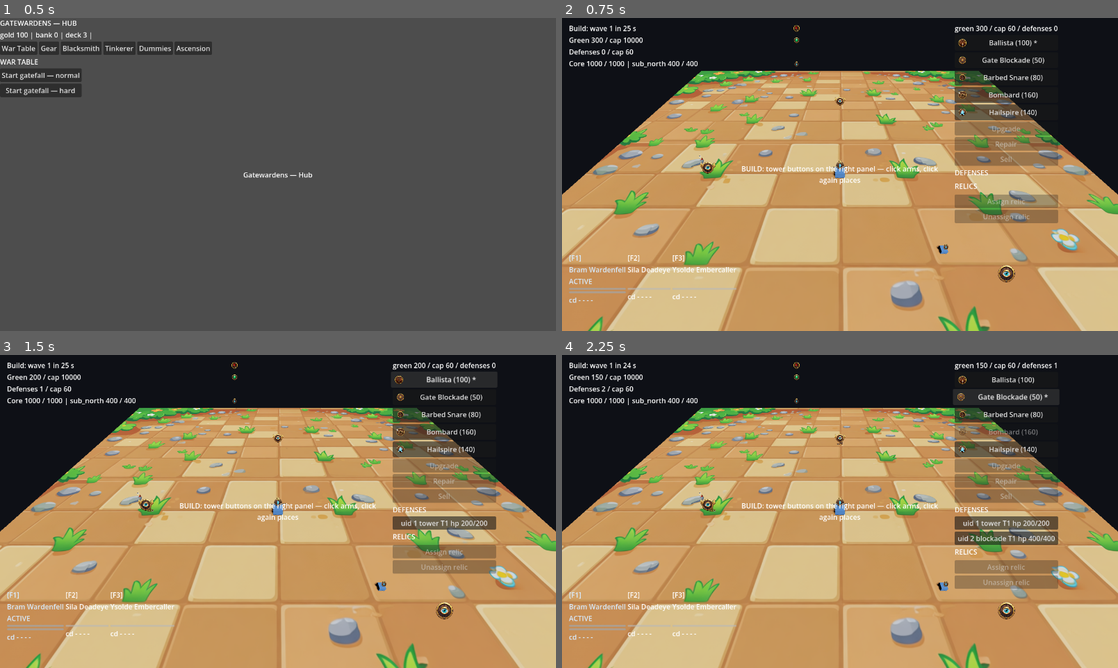
Above: before the commit, frames 1-4 (two rows, left to right).
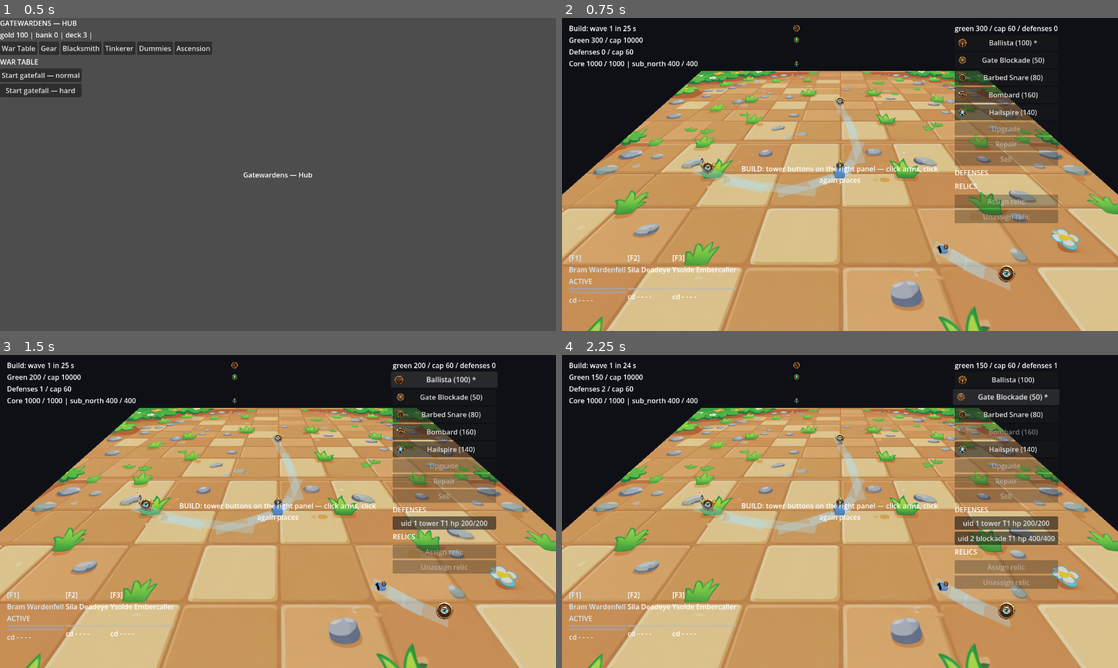
Above: after the commit, the same moments.

Repository: bryn1/gatewardens
Game: Godot game, scene res://Main.tscn
Same seed, same stepped clock (60 frames per second), same inputs: the game is played once before the commit and once after it.
Inputs:
- Up to frame 1 (0.5 s): no input
- Up to frame 2 (0.75 s): click "Start gatefall — normal" at 0.5 s
- Up to frame 3 (1.5 s): click "Ballista (100) *" at 1.25 s
- Up to frame 4 (2.25 s): click "Gate Blockade (50)" at 2 s

Frame 1 is identical in both runs. In frame 2, 1.8% of the frame differs, in the area x 23-81%, y 26-88%; in frame 3, 1.8%; in frame 4, 1.8%.

Commit message:
v1.2.1 G2-fix (MC 11698): lane bands via per-segment PlaneMesh — rasterizes under GL Compatibility; contract and legs preserved

Diff:
--- a/godot/scripts/lane_bands.gd
+++ b/godot/scripts/lane_bands.gd
@@ -1,13 +1,28 @@
-# lane_bands — the G2 lit lane bands (MC 11694, V121-PLAN G2): one
-# translucent quad-strip MeshInstance3D per GROUND lane, painted along
-# the EXISTING waypoint polylines of m.lanes (build_lanes' records —
-# the only lane read; zero writes, zero sim state, no second lane model
-# and no duplicated lane geometry: the band is derived from the same
-# wps the sim walks). AIR lanes get NO band — the winged gate-eye of G1
-# is their declared cue. Mounted ONCE from mission_world.build_cores
-# (the paint_arena/G1 visual-hook precedent; mission.gd at its 400
-# ceiling adds ZERO lines). Presentation numbers live HERE, on the
-# builder (the sprite_bank ICON_PX doctrine: ungoverned file).
+# lane_bands — the G2 lit lane bands (MC 11694, V121-PLAN G2; G2-FIX
+# MC 11698): one top-level band Node3D per GROUND lane, carrying ONE
+# MeshInstance3D per waypoint SEGMENT whose mesh is a unit PlaneMesh
+# (PrimitiveMesh — engine-managed geometry). G2 (6e98ab4) built each
+# strip as a runtime ArrayMesh + material_override: the nodes built
+# correct headless (probe LB-OK, AABB sane, winding verified) yet the
+# mesh NEVER rasterized in the web export — opaque pure red measured
+# 6 px on a VERIFIED build-phase frame (w2-bandexp3) while Sprite3D/
+# Label3D children of the SAME parent painted. Params were not the
+# fault (BAND_Y/CULL/ARRAY_TEX_UV probes: zero change); the MECHANISM
+# was. Engine-managed PrimitiveMesh geometry rasterizes under GL
+# Compatibility — PlaneMesh is the class the arena ground rides, and
+# it paints through material_override in that same web build — so each
+# segment is now a unit PlaneMesh node at the segment midpoint
+# (y BAND_Y), rotated so its local +X walks the segment, scaled to
+# (segment length, 1, BAND_WIDTH). The CONTRACT is unchanged: exactly
+# ONE node named LaneBand_<lane> per ground lane of m.lanes
+# (build_lanes' records — the only lane read; zero writes, zero sim
+# state, no second lane model and no duplicated lane geometry: the
+# band rides the SAME wps the sim walks), segment nodes ride INSIDE
+# the band node, AIR lanes get NO band — the winged gate-eye of G1 is
+# their declared cue. Mounted ONCE from mission_world.build_cores (the
+# paint_arena/G1 visual-hook precedent; mission.gd at its 400 ceiling
+# adds ZERO lines). Presentation numbers live HERE, on the builder
+# (the sprite_bank ICON_PX doctrine: ungoverned file).
 extends RefCounted
 
 const BAND_PREFIX := "LaneBand_"   # node-name marker the probe counts by
@@ -24,50 +39,45 @@
 		var lane: Dictionary = m.lanes[lid]
 		if String(lane["kind"]) != "ground":
 			continue                       # air lanes: G1's winged eye
-		var strip := _strip_mesh(lane["wps"])
-		if strip == null:
-			continue                       # no drawable segment
-		var node := MeshInstance3D.new()
-		node.name = BAND_PREFIX + lid
-		node.mesh = strip
-		node.material_override = _band_material()
-		m.add_child(node)
+		var band := Node3D.new()
+		band.name = BAND_PREFIX + lid
+		var mat := _band_material()        # ONE material shape per band
+		var wps: Array[Vector3] = lane["wps"]
+		for i: int in wps.size() - 1:
+			var seg := _segment_node(wps[i], wps[i + 1], mat)
+			if seg == null:
+				continue                   # degenerate: draws nothing
+			band.add_child(seg)
+		if band.get_child_count() > 0:
+			m.add_child(band)              # an all-degenerate lane: no node
 
 
-# One quad per waypoint segment, joined at the shared wp (corners sit
-# at wp ± halfwidth along the segment normal — at the shallow map
-# angles this reads as one continuous strip). Upward-facing triangles;
-# a degenerate segment draws nothing rather than a NaN normal.
-static func _strip_mesh(wps: Array[Vector3]) -> ArrayMesh:
-	var verts := PackedVector3Array()
-	var idx := PackedInt32Array()
-	for i: int in wps.size() - 1:
-		var a: Vector3 = wps[i]
-		var b: Vector3 = wps[i + 1]
-		var d := Vector3(b.x - a.x, 0.0, b.z - a.z)
-		if d.length() < 0.001:
-			continue
-		var n := Vector3(-d.z, 0.0, d.x).normalized() * (BAND_WIDTH * 0.5)
-		var base := verts.size()
-		verts.append(Vector3(a.x + n.x, BAND_Y, a.z + n.z))
-		verts.append(Vector3(b.x + n.x, BAND_Y, b.z + n.z))
-		verts.append(Vector3(b.x - n.x, BAND_Y, b.z - n.z))
-		verts.append(Vector3(a.x - n.x, BAND_Y, a.z - n.z))
-		idx.append_array([base, base + 1, base + 2, base, base + 2, base + 3])
-	if verts.is_empty():
+# One waypoint segment as engine-managed geometry: a unit PlaneMesh
+# (default size 1x1 — the node scale carries the dimensions), at the
+# segment midpoint at y BAND_Y, rotated about Y so the plane's local
+# +X walks the segment direction and +Z the lateral normal, scaled to
+# (segment length, 1, BAND_WIDTH). A degenerate segment returns null
+# instead of a zero-scale / NaN-rotation node.
+static func _segment_node(a: Vector3, b: Vector3, mat: StandardMaterial3D) \
+		-> MeshInstance3D:
+	var d := Vector3(b.x - a.x, 0.0, b.z - a.z)
+	var seg_len := d.length()
+	if seg_len < 0.001:
 		return null
-	var arrays: Array = []
-	arrays.resize(Mesh.ARRAY_MAX)            # ARRAY_INDEX lives at slot 12
-	arrays[Mesh.ARRAY_VERTEX] = verts
-	arrays[Mesh.ARRAY_INDEX] = idx
-	var mesh := ArrayMesh.new()
-	mesh.add_surface_from_arrays(Mesh.PRIMITIVE_TRIANGLES, arrays)
-	return mesh
+	var seg := MeshInstance3D.new()
+	seg.mesh = PlaneMesh.new()
+	seg.position = Vector3((a.x + b.x) * 0.5, BAND_Y, (a.z + b.z) * 0.5)
+	seg.rotation.y = atan2(-d.z, d.x)      # local +X -> the segment dir
+	seg.scale = Vector3(seg_len, 1.0, BAND_WIDTH)
+	seg.material_override = mat
+	return seg
 
 
-# The ONE band material shape, built per node (runtime-duplicate idiom
-# — no .tres on disk to keep in sync): unshaded so it reads lit on the
-# dark arena, alpha-blended so the painted ground shows through.
+# The ONE band material shape, built per band node (runtime-duplicate
+# idiom — no .tres on disk to keep in sync): unshaded so it reads lit
+# on the dark arena, alpha-blended so the painted ground shows
+# through. Same pinned shape as G2 — the fix is the mesh mechanism,
+# not the material.
 static func _band_material() -> StandardMaterial3D:
 	var mat := StandardMaterial3D.new()
 	mat.shading_mode = BaseMaterial3D.SHADING_MODE_UNSHADED
--- a/godot/sim/g2_lane_band_probe.gd
+++ b/godot/sim/g2_lane_band_probe.gd
@@ -1,26 +1,35 @@
 # g2_lane_band_probe — the G2 lit lane band headless proof (MC card
-# 11694 / V121-PLAN G2). Boot idiom = g1_gate_eye_probe (itself
-# v1_world_probe): mission.tscn instantiated, _ready and setup driven
-# directly (E5), the pinned smoke seed, root.size = the served canvas.
-# Rows (machine lines, any failure prints LB-FAIL <why> and quits 1):
+# 11694 / V121-PLAN G2; G2-FIX MC 11698). Boot idiom = g1_gate_eye_probe
+# (itself v1_world_probe): mission.tscn instantiated, _ready and setup
+# driven directly (E5), the pinned smoke seed, root.size = the served
+# canvas. Rows (machine lines, any failure prints LB-FAIL <why> and
+# quits 1):
 #  BANDS  the mission root carries EXACTLY one band node per GROUND
 #         lane of m.lanes (derived count + pinned n=3 for gatefall).
-#  BAND   each ground lane owns its node (name = prefix + lane id), the
-#         node sits at mission origin (verts carry lane-local coords),
-#         verts are the pinned one-quad-per-segment count, and the
-#         override material is the pinned lit-translucent shape
-#         (unshaded + alpha + BAND_COLOR — bank-never-oracle: the
-#         expectation is a pinned literal, not the material itself).
-#  WPS    sampled band vertices FOLLOW the lane waypoints: every ground
-#         wp is the exact midpoint (EPS-declared) of a vertex pair
-#         whose spread is BAND_WIDTH — the band walks the same polyline
-#         the sim walks, no duplicated lane geometry.
+#  BAND   each ground lane owns its node (name = prefix + lane id) at
+#         the mission origin, carrying ONE MeshInstance3D child per
+#         waypoint segment; every child sits at the segment midpoint
+#         at y BAND_Y, is scaled (segment length, 1, BAND_WIDTH) and
+#         carries the override material in the pinned lit-translucent
+#         shape (unshaded + alpha + BAND_COLOR — bank-never-oracle:
+#         the expectation is a pinned literal, not the material).
+#  CLASS  the WEB-PROOF PROXY (the G2-fix): every segment mesh is a
+#         PlaneMesh AND a PrimitiveMesh — engine-managed geometry, the
+#         class the arena ground rasterizes from under GL Compatibility
+#         (the G2 runtime-ArrayMesh never painted in the web export:
+#         6 px of pure red on a VERIFIED build-phase frame,
+#         w2-bandexp3). The class rows print; the served-browser pixel
+#         re-check is the orchestrator's leg.
+#  WPS    sampled band segments FOLLOW the lane waypoints: every
+#         segment spans exactly its wp pair — endpoints derived from
+#         the NODE midpoint (to_global of the unit plane's ±X ends)
+#         match those wps within EPS-declared.
 #  NEG    NO band node names an air lane (lane_a1/lane_a2 unbanded —
 #         the plan's declared treatment; without this row an inverted
 #         kind filter stays green).
 # The planted-red for this card suppresses one ground band in
 # lane_bands.paint_lane_bands and trips the BANDS row; transcript rides
-# G2-wave.log.
+# G2FIX-wave.log.
 extends SceneTree
 
 const GW_TABLES := preload("res://sim/sim_tables.gd")
@@ -89,7 +98,7 @@
 		var nm := String(c.name)
 		if not nm.begins_with(LANE_BANDS.BAND_PREFIX):
 			continue
-		by_lane[nm.trim_prefix(LANE_BANDS.BAND_PREFIX)] = c as MeshInstance3D
+		by_lane[nm.trim_prefix(LANE_BANDS.BAND_PREFIX)] = c as Node3D
 	return by_lane
 
 
@@ -116,25 +125,29 @@
 		if not bands.has(lid):
 			_fail("ground lane %s has no band node" % lid)
 			return
-		var node: MeshInstance3D = bands[lid]
+		var node: Node3D = bands[lid]
 		var wps: Array = m.lanes[lid]["wps"]
+		if node == null:
+			_fail("band %s is not a Node3D" % lid)
+			return
 		if node.position != Vector3.ZERO:
 			_fail("band %s off origin: %s" % [lid, str(node.position)])
 			return
-		var verts: PackedVector3Array = \
-				node.mesh.surface_get_arrays(0)[Mesh.ARRAY_VERTEX]
-		if verts.size() != 4 * (wps.size() - 1):
-			_fail("band %s verts = %d (want one quad per segment = %d)" % [
-					lid, verts.size(), wps.size() - 1])
-			return
-		var mat := node.material_override as StandardMaterial3D
-		if mat == null or int(mat.shading_mode) != UNSHADED \
-				or int(mat.transparency) != ALPHA \
-				or mat.albedo_color != LANE_BANDS.BAND_COLOR:
-			_fail("band %s is not the pinned lit-translucent shape" % lid)
-			return
-		print("LB-BAND %s verts=%d mat=1" % [lid, verts.size()])
-		_wps(lid, wps, verts)
+		var segs = _segment_nodes(lid, node)   # -> Array | null (untyped)
+		if _failed or segs == null:
+			return
+		if segs.size() != wps.size() - 1:
+			_fail("band %s segments = %d (want one per wp segment = %d)" % [
+					lid, segs.size(), wps.size() - 1])
+			return
+		print("LB-BAND %s segs=%d mat=1" % [lid, segs.size()])
+		print("LB-CLASS %s mesh=PlaneMesh prim=1 segs=%d" % [
+				lid, segs.size()])
+		for i: int in segs.size():
+			_segment(lid, segs[i], wps[i], wps[i + 1])
+			if _failed:
+				return
+		_wps(lid, wps, segs)
 		if _failed:
 			return
 	for lid: String in air:
@@ -145,22 +158,65 @@
 	_done = true
 
 
-# Every waypoint must be the midpoint (within EPS, all three axes) of a
-# vertex pair spread by BAND_WIDTH — the strip's centreline walks the
-# lane polyline, it does not approximate some other path.
-func _wps(lid: String, wps: Array, verts: PackedVector3Array) -> void:
+func _segment_nodes(lid: String, band: Node3D):          # -> Array | null
+	var segs: Array = []
+	for c: Node in band.get_children():
+		var mi := c as MeshInstance3D
+		if mi == null:
+			_fail("band %s child %s is not a MeshInstance3D" % [lid, str(c.name)])
+			return null
+		segs.append(mi)
+	return segs
+
+
+# One segment child pinned three ways: engine-managed geometry (CLASS —
+# the web-rasterization fix), the pinned material shape, and the node
+# transform: midpoint y = BAND_Y, scale = (segment length, 1,
+# BAND_WIDTH), and the unit plane's ±X ends mapped to global land on
+# the segment's two wps (either order) within EPS.
+func _segment(lid: String, seg: MeshInstance3D, a: Vector3, b: Vector3) \
+		-> void:
+	if seg.mesh == null or not seg.mesh is PlaneMesh \
+			or not seg.mesh is PrimitiveMesh:
+		var cls := "null" if seg.mesh == null else seg.mesh.get_class()
+		_fail("CLASS: band %s segment mesh is %s " % [lid, cls]
+				+ "(want PlaneMesh/PrimitiveMesh)")
+		return
+	var mat := seg.material_override as StandardMaterial3D
+	if mat == null or int(mat.shading_mode) != UNSHADED \
+			or int(mat.transparency) != ALPHA \
+			or mat.albedo_color != LANE_BANDS.BAND_COLOR:
+		_fail("band %s segment is not the pinned lit-translucent shape" % lid)
+		return
+	if absf(seg.position.y - LANE_BANDS.BAND_Y) > EPS:
+		_fail("band %s segment y = %s (want BAND_Y %s)" % [lid,
+				str(seg.position.y), str(LANE_BANDS.BAND_Y)])
+		return
+	var seg_len := Vector3(b.x - a.x, 0.0, b.z - a.z).length()
+	if absf(seg.scale.x - seg_len) > EPS \
+			or absf(seg.scale.z - LANE_BANDS.BAND_WIDTH) > EPS:
+		_fail("band %s segment scale = %s (want (%s, 1, %s))" % [lid,
+				str(seg.scale), str(seg_len), str(LANE_BANDS.BAND_WIDTH)])
+		return
+	var ea := seg.to_global(Vector3(-0.5, 0.0, 0.0))
+	var eb := seg.to_global(Vector3(0.5, 0.0, 0.0))
+	var fwd := (ea - a).length() <= EPS and (eb - b).length() <= EPS
+	var swapped := (ea - b).length() <= EPS and (eb - a).length() <= EPS
+	if not fwd and not swapped:
+		_fail("WPS: band %s segment ends %s/%s not at wps %s/%s within EPS %s" \
+				% [lid, str(ea), str(eb), str(a), str(b), str(EPS)])
+
+
+# Every waypoint must be an endpoint of some segment node — the strip's
+# centreline walks the lane polyline (NODE midpoints + unit-plane
+# ends), it does not approximate some other path.
+func _wps(lid: String, wps: Array, segs: Array) -> void:
 	for wp: Vector3 in wps:
 		var hit := false
-		for i: int in verts.size():
-			for j: int in range(i + 1, verts.size()):
-				var mid := (verts[i] + verts[j]) * 0.5
-				if (mid - wp).length() > EPS:
-					continue
-				if absf((verts[i] - verts[j]).length() \
-						- LANE_BANDS.BAND_WIDTH) <= EPS:
-					hit = true
-					break
-			if hit:
+		for s: MeshInstance3D in segs:
+			if (s.to_global(Vector3(-0.5, 0.0, 0.0)) - wp).length() <= EPS \
+					or (s.to_global(Vector3(0.5, 0.0, 0.0)) - wp).length() <= EPS:
+				hit = true
 				break
 		if not hit:
 			_fail("WPS: band %s does not follow waypoint %s within EPS %s" \
Not shown, added: .audits/20261029-2100-v121-plan/G2FIX-wave.log
Not shown, changed: tests/test_lane_bands.py
